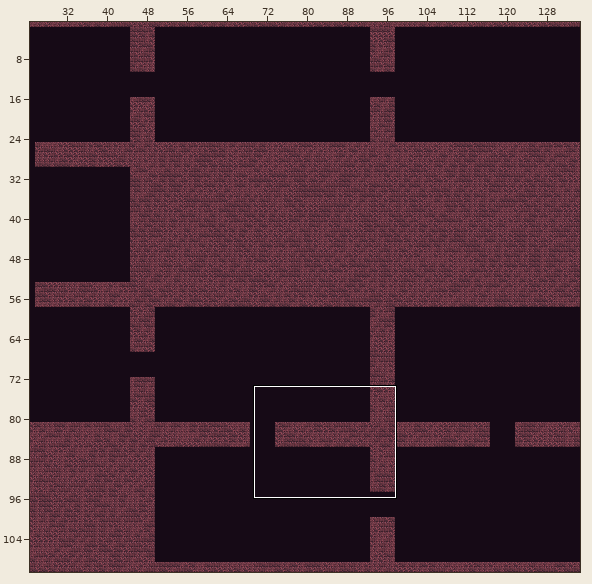
One commit to this Tiled map: android/assets/maps/CavernMap1.tmx. Above: a wide view before the commit, with the close-up outlined.
Close-up. Before the commit:
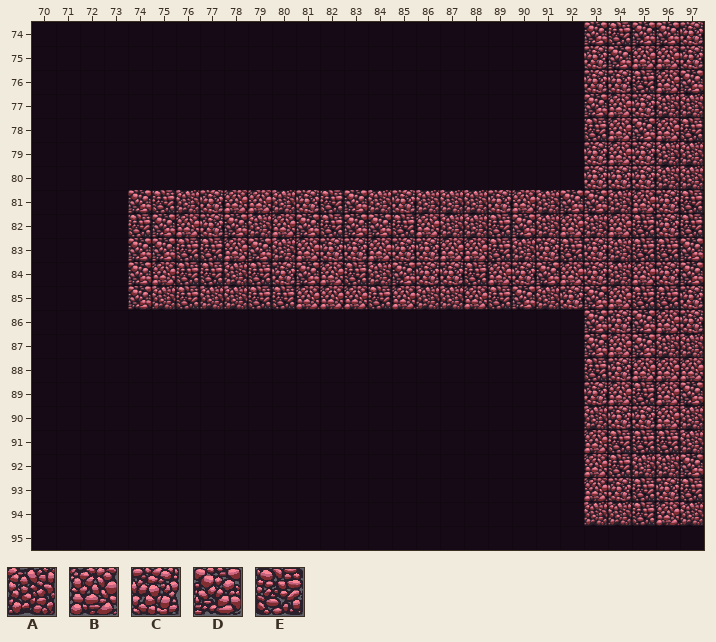
Cells are 64x64 px. Shown: x 70..97, y 74..95. The commit also changed other parts of the map, which this record leaves out.
Key: from "tileMapGutter": A 5, B 6, C 7, D 8, E 9.
_ is an empty cell.
Layers that did not change in this view are not listed.
Layer "terrain" before, first column x 70:
74 _______________________DEDDC
75 _______________________CDBBC
76 _______________________CCEBD
77 _______________________DBCAA
78 _______________________EBDBE
79 _______________________CBCAA
80 _______________________CCCAA
81 ____DEACBBACEDACAAACBADDABCE
82 ____EDBCDABDEDDEBAAEDABABECE
83 ____DDEEBDABCCBCCBBEACECAEED
84 ____DBEEAECDBEADCCEBCDBCABCD
85 ____DAEAAEEBBBEBAABEDACDBEEC
86 _______________________DCDBC
87 _______________________DBDAA
88 _______________________ECBBB
89 _______________________CBEBD
90 _______________________ACCBA
91 _______________________BEEEA
92 _______________________BEAAD
93 _______________________BCECE
94 _______________________AAEBA
95 ____________________________
And afterwards:
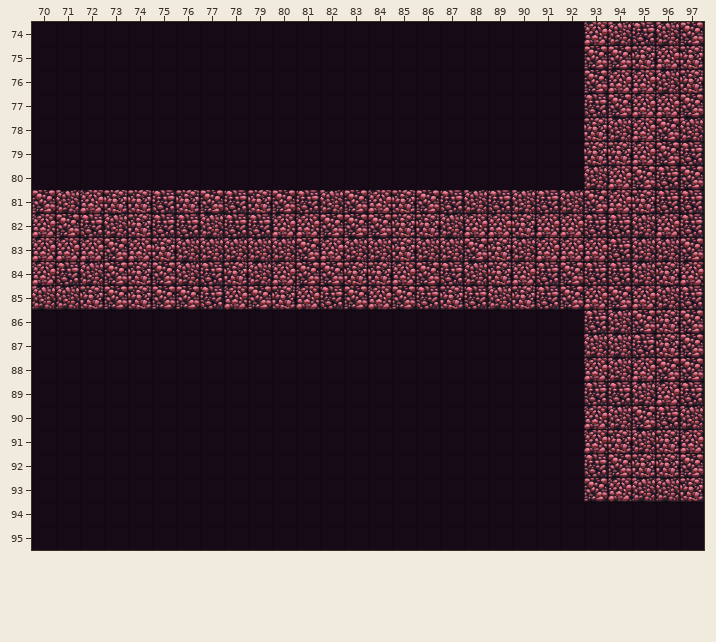
Change:
{"where": "layer \"terrain\""}
{"y":74,"x":93,"old":"DEDDC","new":"BAEAD"}
{"y":75,"x":93,"old":"C","new":"D"}
{"y":75,"x":95,"old":"B","new":"C"}
{"y":76,"x":93,"old":"CCEBD","new":"DBBAC"}
{"y":77,"x":93,"old":"DBCAA","new":"EDBBD"}
{"y":78,"x":93,"old":"EBDBE","new":"CABDA"}
{"y":79,"x":94,"old":"BCAA","new":"CBDE"}
{"y":80,"x":93,"old":"CCCAA","new":"ABDED"}
{"y":81,"x":70,"old":"____D","new":"DABCC"}
{"y":81,"x":76,"old":"ACBBACE","new":"CDECDEA"}
{"y":81,"x":84,"old":"A","new":"B"}
{"y":81,"x":86,"old":"AA","new":"DE"}
{"y":81,"x":89,"old":"CBAD","new":"EAEA"}
{"y":81,"x":94,"old":"ABC","new":"BCE"}
{"y":82,"x":70,"old":"____EDBCDA","new":"BDEACEEAEE"}
{"y":82,"x":81,"old":"DE","new":"BD"}
{"y":82,"x":85,"old":"EB","new":"CC"}
{"y":82,"x":88,"old":"AEDA","new":"BBCB"}
{"y":82,"x":93,"old":"ABEC","new":"EEAB"}
{"y":83,"x":70,"old":"____DDEEBD","new":"BBBDBCAAAA"}
{"y":83,"x":81,"old":"BCCB","new":"DBAA"}
{"y":83,"x":86,"old":"CBBE","new":"AADC"}
{"y":83,"x":91,"old":"CECAEE","new":"BBBEAA"}
{"y":84,"x":70,"old":"____DBE","new":"BEADCDA"}
{"y":84,"x":78,"old":"AEC","new":"CAB"}
{"y":84,"x":82,"old":"BEADCCEBCDBCAB","new":"DCCBDEACBEDEEA"}
{"y":84,"x":97,"old":"D","new":"B"}
{"y":85,"x":70,"old":"____DAEAAEE","new":"AACDCDDEBDC"}
{"y":85,"x":82,"old":"BBEBAABEDACDBEEC","new":"EDBDECEACEDBDBAE"}
{"y":86,"x":93,"old":"DC","new":"EA"}
{"y":86,"x":96,"old":"BC","new":"CD"}
{"y":87,"x":93,"old":"DBDAA","new":"AAECD"}
{"y":88,"x":93,"old":"EC","new":"BA"}
{"y":88,"x":96,"old":"BB","new":"DD"}
{"y":89,"x":93,"old":"CBE","new":"EEA"}
{"y":89,"x":97,"old":"D","new":"E"}
{"y":90,"x":93,"old":"ACCB","new":"BADE"}
{"y":91,"x":94,"old":"EEEA","new":"CACB"}
{"y":92,"x":93,"old":"BEAA","new":"EDCC"}
{"y":93,"x":93,"old":"BCECE","new":"DBAAC"}
{"y":94,"x":93,"old":"AAEBA","new":"_____"}
{"label":"changed","picture_box":[32,22,704,526]}
